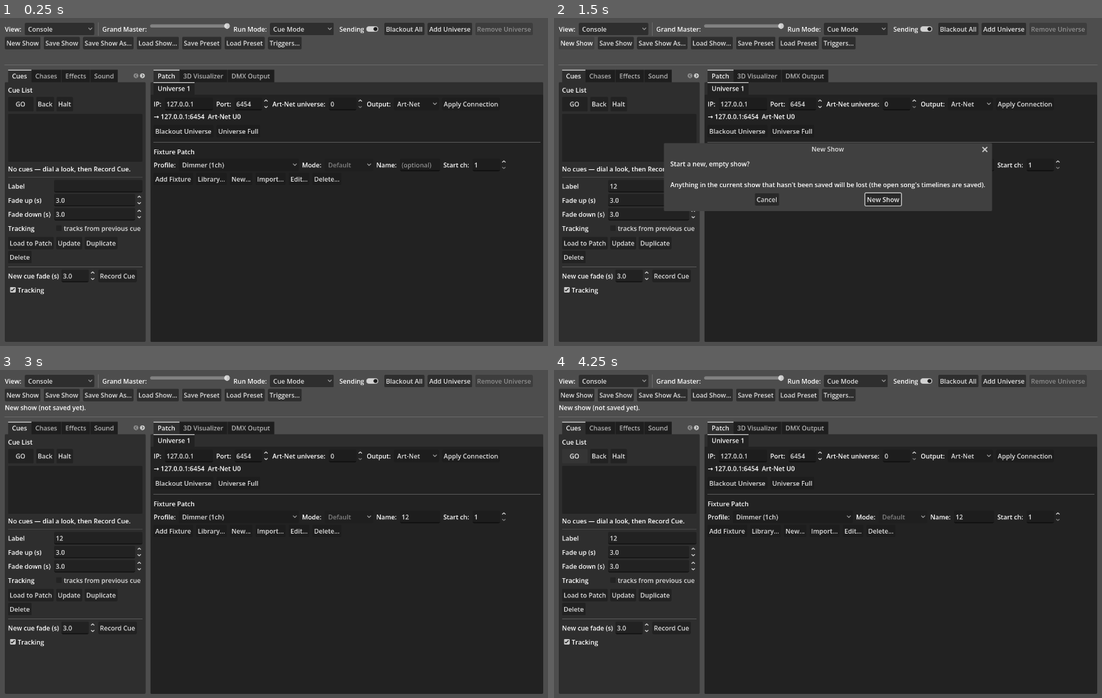
Above: before the commit, frames 1-4 (two rows, left to right).
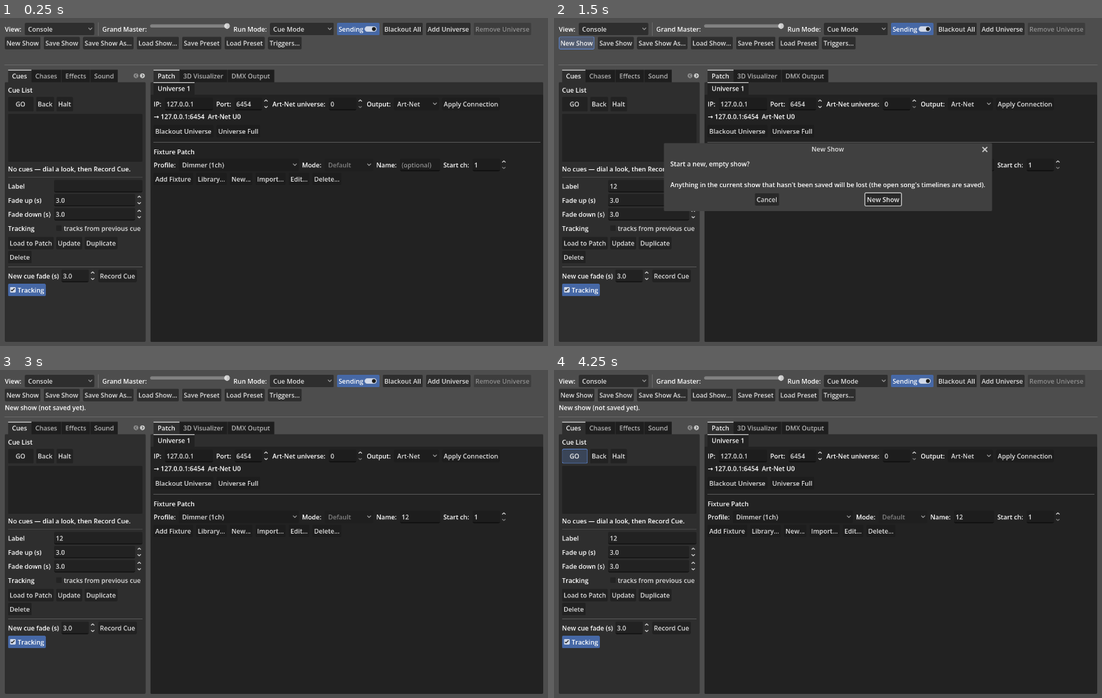
Above: after the commit, the same moments.

Repository: KonajuGames/slight-dmx-controller
Game: Godot game, scene res://main.tscn
Same seed, same stepped clock (60 frames per second), same inputs: the game is played once before the commit and once after it.
Inputs (mouse positions are in pixels of both pictures, inside the frame that each line leads up to):
- Up to frame 1 (0.25 s): no input
- Up to frame 2 (1.5 s): click (652, 185) at 0.52 s; type "12" at 0.6 s; click (975, 165) at 0.75 s; type "12" at 0.83 s; click "New Show" at 1.25 s
- Up to frame 3 (3 s): click "New Show" at 2 s; click "New Show" at 2.75 s
- Up to frame 4 (4.25 s): click "GO" at 3.5 s

The runs differ from the first frame. In frame 1, 0.8% of the frame differs, in the area x 1-97%, y 1-85%; in frame 2, 1.0%, in the area x 0-97%, y 1-85%; in frame 3, 0.8%; in frame 4, 1.0%.

Commit message:
Show selected and hovered buttons in cornflower blue
Godot's default theme draws a toggled-on button darker than a normal one
and hover only faintly lighter, so the selected category group and the
button under the mouse were hard to see. An app theme on the main window
overrides just those button states.

Co-Authored-By: Claude Opus 5.5 <noreply@anthropic.com>

Diff:
--- a/scripts/dmx_controller.gd
+++ b/scripts/dmx_controller.gd
@@ -73,6 +73,7 @@
 	var win := get_window()
 	if win:
 		win.min_size = Vector2i(720, 480)
+		win.theme = _app_theme()
 
 	var margin := MarginContainer.new()
 	margin.set_anchors_preset(Control.PRESET_FULL_RECT)
@@ -229,6 +230,35 @@
 
 
 # ---------------------------------------------------------------- UI BUILD --
+
+## Selected and hovered buttons in cornflower blue. Godot's default theme
+## draws a pressed (toggled-on) button darker than a normal one and hover
+## only faintly lighter, so a selected category group or the button under
+## the mouse is hard to make out. Only these states are overridden; the
+## rest falls back to the default theme. Set on the main window, so its
+## dialogs and the popped-out visualizer pick it up too.
+const ACCENT := Color(0.392, 0.584, 0.929)   # cornflower blue, #6495ED
+
+static func _app_theme() -> Theme:
+	var base := ThemeDB.get_default_theme()
+	var t := Theme.new()
+	var restyle := func(type: String, state: String, bg: Color, border: Color) -> void:
+		var sb := base.get_stylebox(state, type).duplicate()
+		if sb is StyleBoxFlat:
+			sb.bg_color = bg
+			sb.border_color = border
+			sb.set_border_width_all(1 if border.a > 0.0 else 0)
+		t.set_stylebox(state, type, sb)
+	for type in ["Button", "OptionButton", "MenuButton"]:
+		restyle.call(type, "hover", Color(ACCENT, 0.22), ACCENT)
+		restyle.call(type, "pressed", ACCENT.darkened(0.3), Color(0, 0, 0, 0))
+		restyle.call(type, "hover_pressed", ACCENT.darkened(0.1), Color(0, 0, 0, 0))
+		t.set_color("font_pressed_color", type, Color.WHITE)
+		t.set_color("font_hover_pressed_color", type, Color.WHITE)
+		t.set_color("icon_pressed_color", type, Color.WHITE)
+		t.set_color("icon_hover_pressed_color", type, Color.WHITE)
+	return t
+
 
 ## Inset every tab's content by a few pixels so controls don't sit flush
 ## against the container edge. Keeps the theme's panel look, just adds
